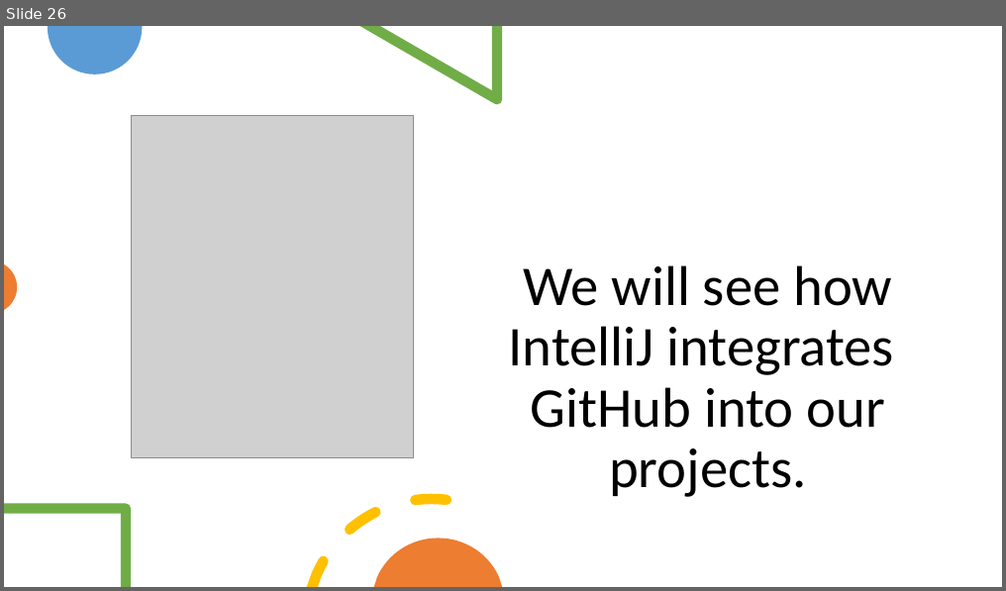
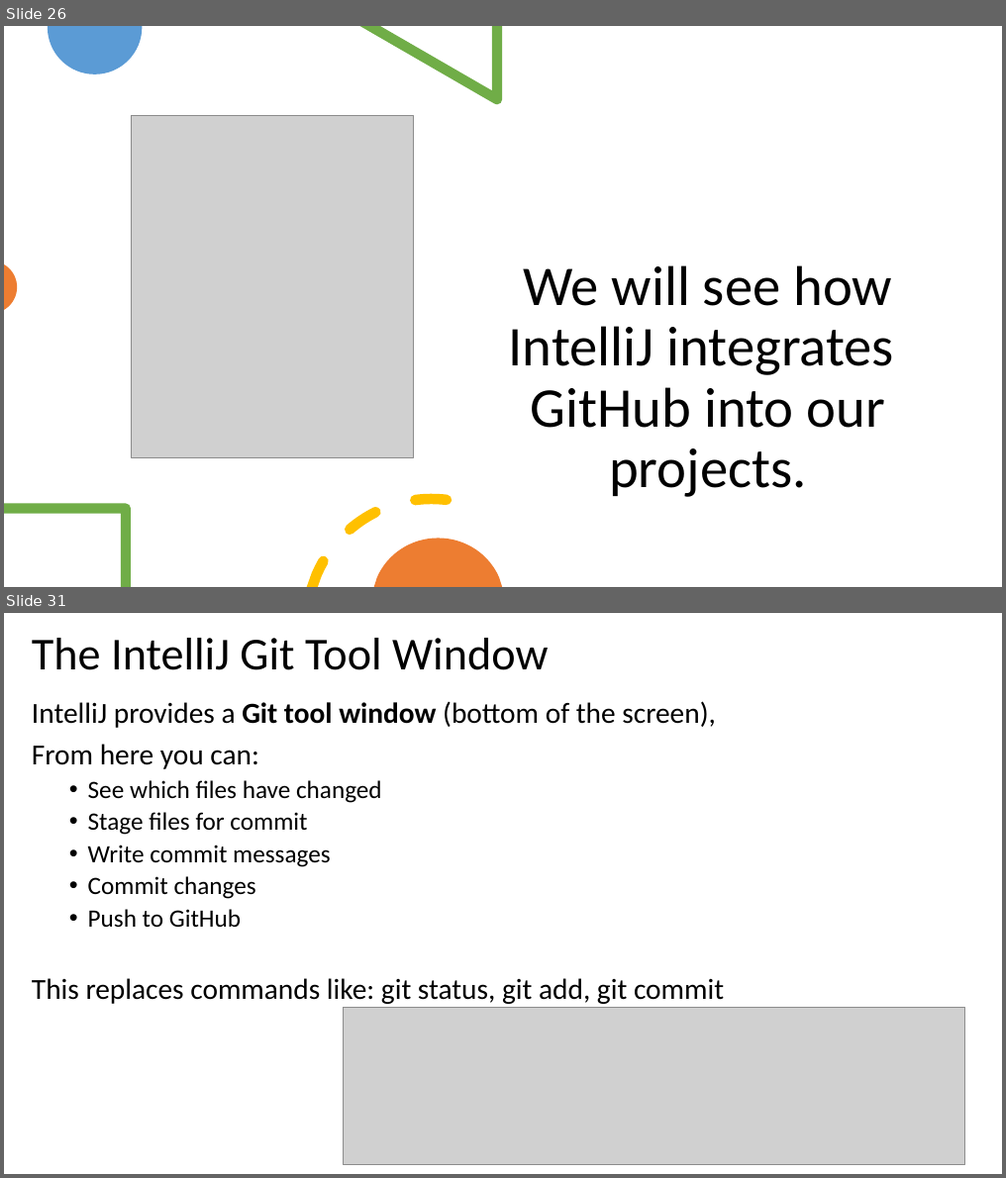
Before and after one commit to Programming-Fundamentals-SETU/prog-fund-2-jan-26, a slide deck: topic02-primitive-arrays/unit-02a-lectures/talk-4-github/github.pptx. Shown one above the other, each under a label of ours: slide 26 before the commit, slides 26 and 31 after it; the slides between them are not shown. The pictures are 1006x591 and 1006x1178 pixels, drawn with LibreOffice and Linux fonts; fonts in the diff are those of the drawing; grey boxes stand for pictures. Boxes give left, top, right and bottom in pixels: in the first picture for what was removed or moved away, otherwise in the second. Text is boxed around its words. In the diff, an @@ line names an element or a change of style, - is before the commit and + after.

Commit message:
updated week 2 - updated slides and images

```diff
--- a/topic02-primitive-arrays/unit-02a-lectures/talk-4-github/github.pptx
+++ b/topic02-primitive-arrays/unit-02a-lectures/talk-4-github/github.pptx
@@ slide 31 added at [4, 613, 1002, 1174], background #FFFFFF @@
@@ title added at [32, 638, 548, 670], 44 pt, text #000000 @@
+The IntelliJ Git Tool Window
@@ text added at [32, 701, 724, 1004], 28 pt, text #000000 @@
+IntelliJ provides a Git tool window (bottom of the screen),
+From here you can:
+  • See which files have changed
+  • Stage files for commit
+  • Write commit messages
+  • Commit changes
+  • Push to GitHub
+This replaces commands like: git status, git add, git commit
@@ picture added at [344, 1008, 965, 1165] @@
```
Also in this commit, not shown: 1 slide changed, 8 other slides added, 17 other files.
